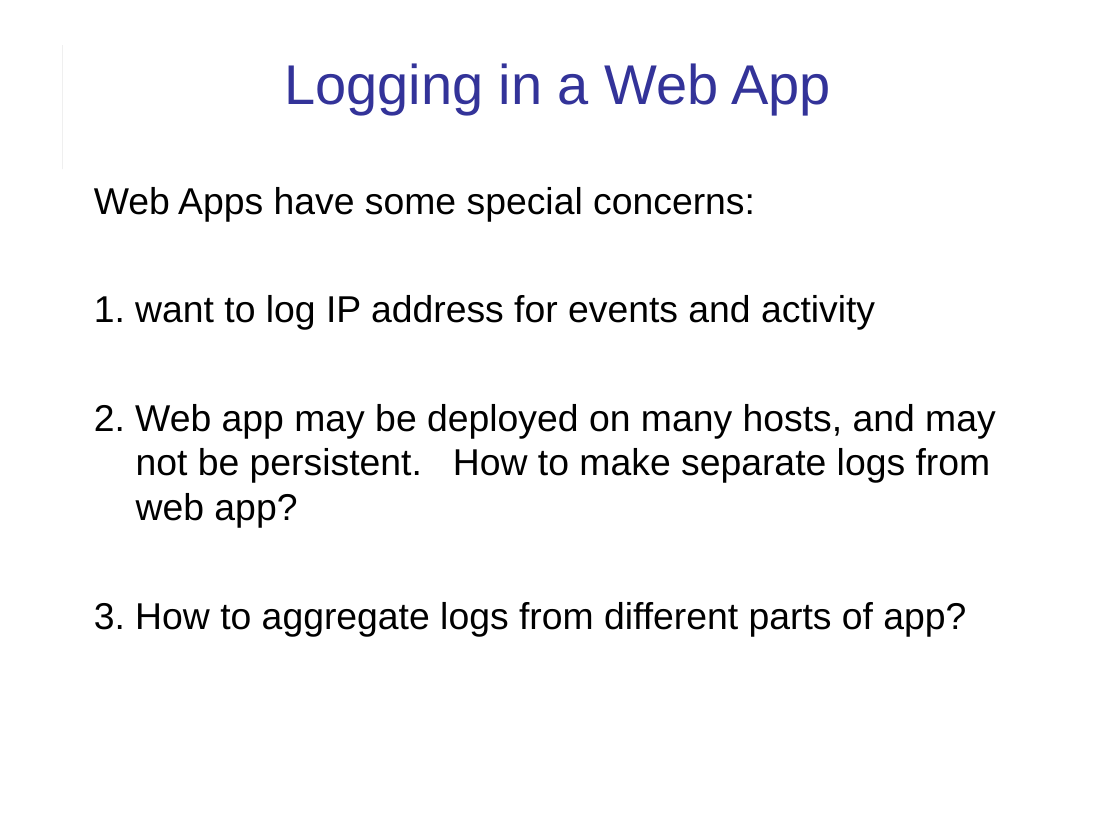
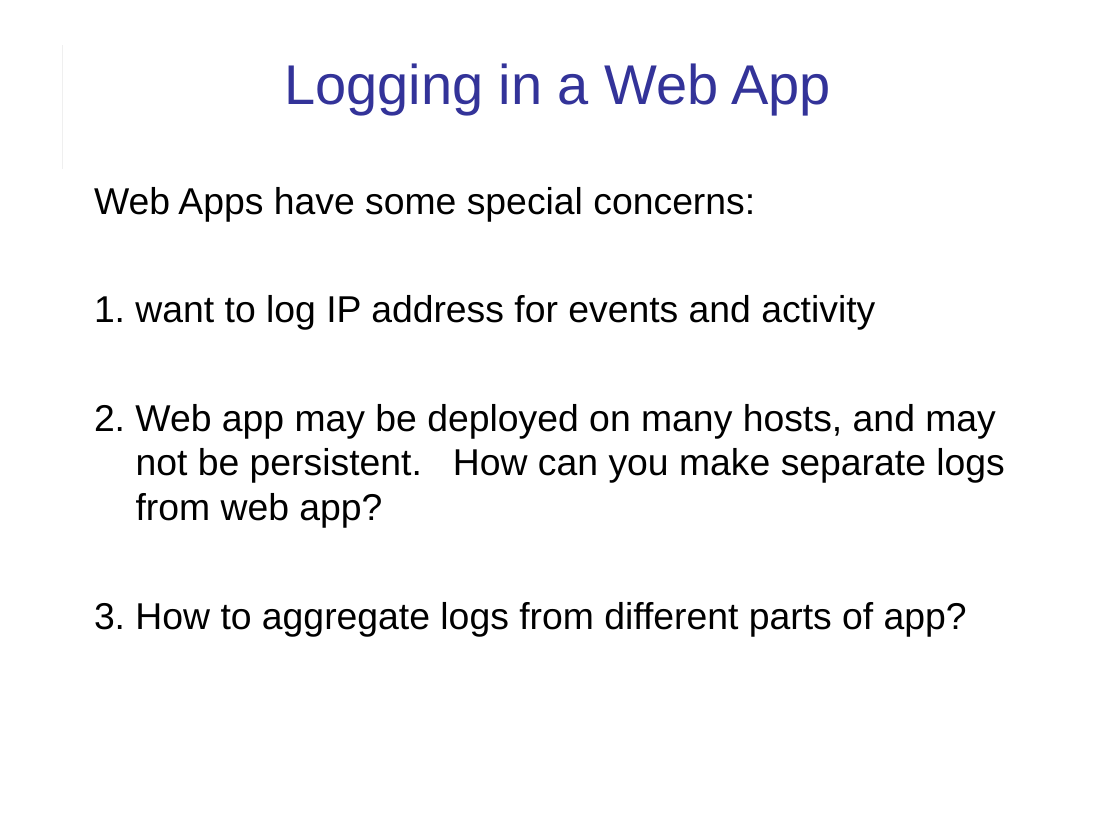
Before and after one commit to cpske/ISP, a slide deck: slide 18 of logging/Logging.ppt (slide 15 before the commit). Drawn at 1120x840 pixels with LibreOffice and Linux fonts; fonts in the diff are those of the drawing. Boxes give left, top, right and bottom in pixels: in the first picture for what was removed or moved away, otherwise in the second. Text is boxed around its words. In the diff, an @@ line names an element or a change of style, - is before the commit and + after.

Commit message:
add logging

```diff
--- a/logging/Logging.ppt
+++ b/logging/Logging.ppt
@@ text at <box>94,404,1004,528</box>: text changed @@
-2. Web app may be deployed on many hosts, and may not be persistent. How to make separate logs from web app?
+2. Web app may be deployed on many hosts, and may not be persistent. How can you make separate logs from web app?
```
Also in this commit, not shown: 7 other slides changed, 9 slides added, 2 other files.
